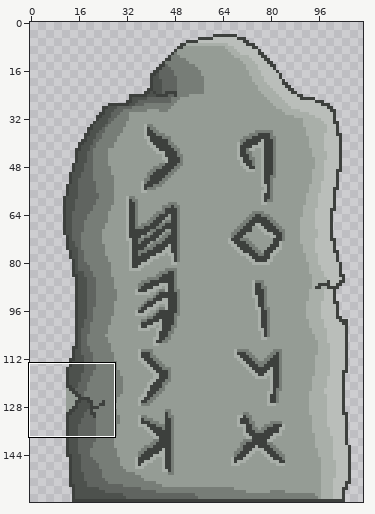
Two versions of one sprite sheet, Assets/Graphics/Environment/RuneStone.png. The picture above shows the old version from afar; the outline marks the close-up.
Close-up. Old version:
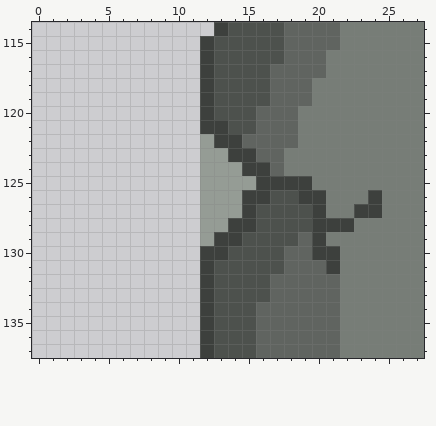
The file is 120x160 pixels. Shown: x 0..27, y 114..137. The wide view leaves out empty margins.
And afterwards:
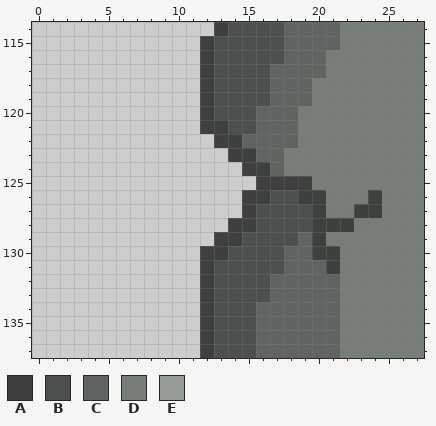
Palette (. is transparent): A #3d403d  B #4d514d  C #606460  D #777d77  E #959c95
Edits made:
y 122: x 12 E -> .
y 123: x 12..13 EE -> ..
y 124: x 12..14 EEE -> ...
y 125: x 12..15 EEEE -> ....
y 126..127: x 12..14 EEE -> ...
y 128: x 12..13 EE -> ..
y 129: x 12 E -> .
Pixel boxes of the changes (left, top, right, bottom) in both close-ups:
erased: (200, 134, 256, 246)
